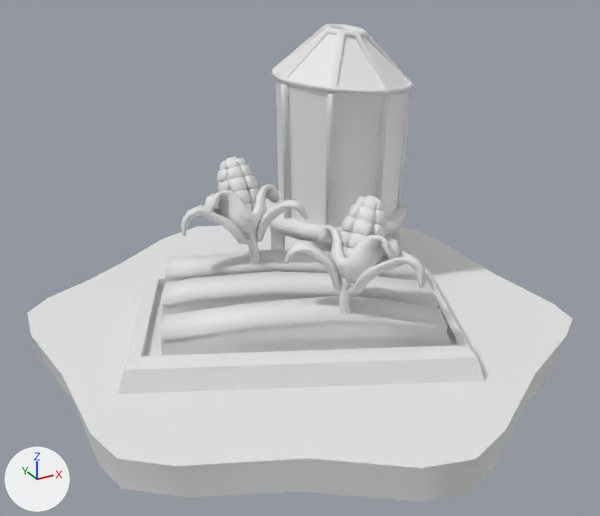
Renders of the FBX model Assets/Art/Models/Urban Region/Urban_GrainFarm.fbx from each side of a commit.
Camera for both pictures: a camera (50 mm lens) standing at (-0.673, -1.224, 0.726) and looking at (-0.017, -0.031, 0.13). Every picture has the same lights, and +X, +Y and +Z are marked at lower left. Where no turn or scale is listed for an object, it has been applied to the vertices.

The first picture shows 'Urban_GrainFarm'.
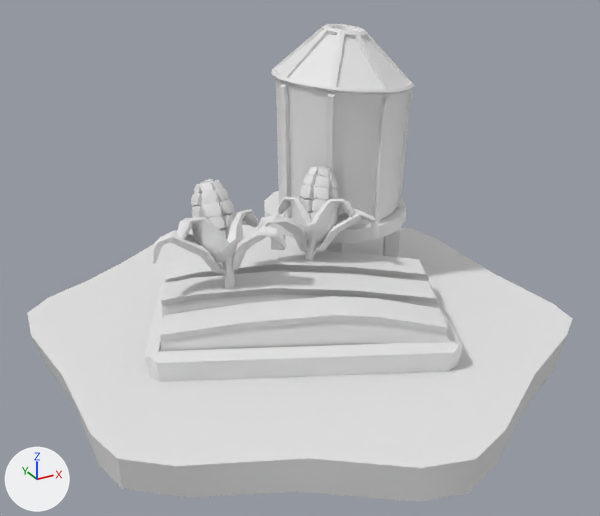
Patch to the scene script:
```diff
--- a/Assets/Art/Models/Urban Region/Urban_GrainFarm.fbx.py
+++ b/Assets/Art/Models/Urban Region/Urban_GrainFarm.fbx.py
@@ me_cylinder_127 @@
 # used by ob_urban_grainfarm; location = (0.0, 0.0, 0.0)
-me_cylinder_127.from_pydata(...)  # 4160 vertices, 3974 faces; spans x -0.463..0.457, y -0.504..0.513, z -0.064..0.497
+me_cylinder_127.from_pydata(...)  # 1857 vertices, 2260 faces; spans x -0.463..0.457, y -0.504..0.513, z -0.064..0.497
+# me_cylinder_127 part 1: the loose piece of 119 vertices spanning x -0.079..0.016, y -0.013..0.054, z 0.142..0.226 is rebuilt with 43 vertices and now spans x -0.07..0.031, y -0.006..0.042, z 0.115..0.197
+# me_cylinder_127 part 2: 49 loose pieces with 3308 vertices, spanning x -0.385..0.313, y -0.35..0.248, z -0.002..0.293, are deleted
+# me_cylinder_127 part 3: 8 vertices moved from x -0.225..-0.136, y 0.076..0.163, z 0.035..0.097 to x -0.225..-0.136, y 0.076..0.171, z 0.054..0.092; 177 vertices removed from x -0.298..0.308, y -0.273..0.285, z 0.008..0.404; 1258 vertices added at x -0.329..0.304, y -0.304..0.281, z -0.001..0.403
+# me_cylinder_127 part 4: 4 vertices moved from x 0.268..0.305, y 0.099..0.136, z 0.009 to x 0.268..0.305, y 0.099..0.136, z -0.003
+# me_cylinder_127 part 5: 4 vertices moved from x 0.052..0.089, y 0.207..0.244, z 0.009 to x 0.052..0.089, y 0.207..0.244, z -0.007
+# me_cylinder_127 part 6: the surface is now shaded flat
 me_cylinder_127.materials.append(mat_tilecolors_current)
```

Changed parts and their boxes [x1, y1, x2, y2] in the pictures (600 x 516 px; the box of a moved part takes in the faces that stretch with it):
part 1 of me_cylinder_127, rebuilt (11% shorter): before [256, 200, 308, 243]; after [257, 214, 309, 252]
part 2 of me_cylinder_127, deleted: before [118, 157, 484, 394]
part 3 of me_cylinder_127, built on: before [161, 76, 451, 355]; after [144, 76, 463, 382]
part 4 of me_cylinder_127, moved or reshaped: before [384, 229, 400, 255]; after [383, 229, 400, 257]
part 5 of me_cylinder_127, moved or reshaped: before [270, 227, 285, 250]; after [271, 235, 285, 250]
